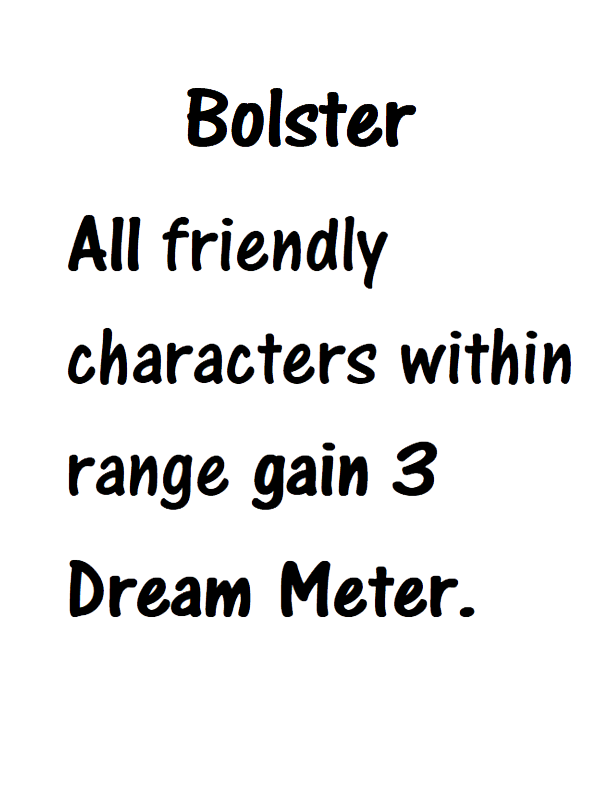
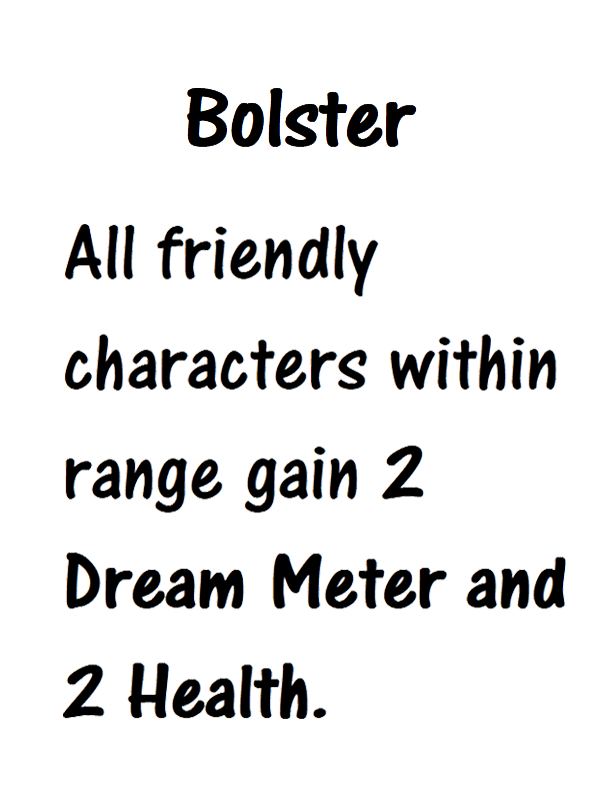
Before/after of a 600×800 layered artwork. What changed in the layer stack:
added layer "Layer 5" above "Layer 3" over [left=63, top=224, right=566, bottom=719]
hid "Layer 3" over [left=67, top=214, right=572, bottom=618]
